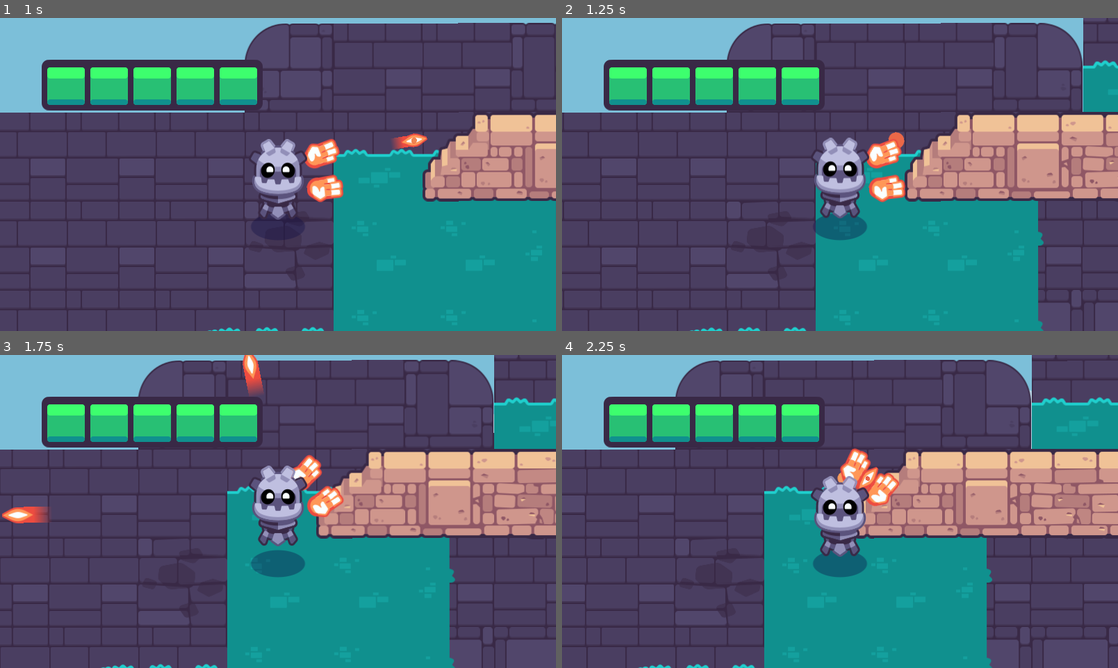
Above: before the commit, frames 1-4 (two rows, left to right).
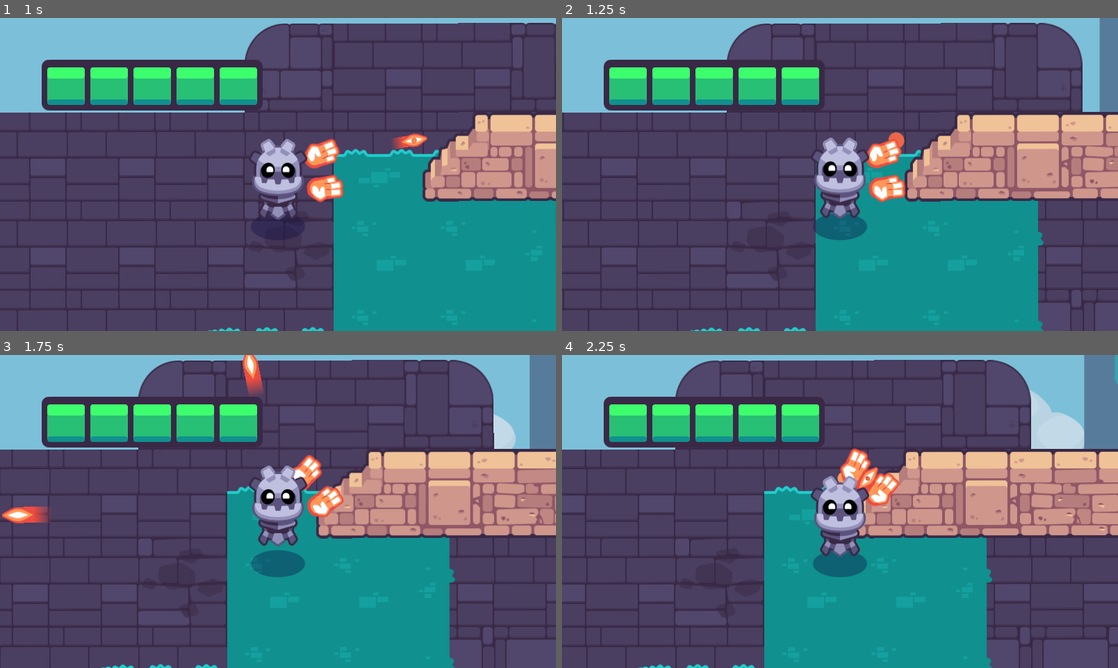
Above: after the commit, the same moments.

Repository: t1ff4nyc/2d-GameDev-Course
Game: Godot game, scene res://start.tscn
The game is run twice, just before and just after one commit, with the same random seed, the same clock (stepped at 60 frames per second) and the same inputs. This scene is started directly instead of the project's main scene. Sound files missing from this copy of the repository are replaced by a short silence.
Inputs (mouse positions are in pixels of both pictures, inside the frame that each line leads up to):
- Up to frame 1 (1 s): tap Enter at 0.5 s; move the mouse to (400, 158) at 0.52 s; hold D (move_right) from 0.53 s (still down); hold Mouse wheel down (cycle_weapon_down) from 0.53 s (still down); click (400, 158) at 0.67 s
- Up to frame 2 (1.25 s): keep holding D (move_right); keep holding Mouse wheel down (cycle_weapon_down)
- Up to frame 3 (1.75 s): release D (move_right) at 1.25 s; release Mouse wheel down (cycle_weapon_down) at 1.25 s; drag from (166, 527) to (328, 477) at 1.27 s
- Up to frame 4 (2.25 s): move the mouse to (895, 442) at 2.02 s; press the mouse at (895, 442) at 2.03 s; hold D (move_right) from 2.03 s (still down)

Frame 1 is identical in both runs. In frame 2, 1.9% of the frame differs, in the area x 93-100%, y 0-30%; in frame 3, 3.4%; in frame 4, 4.7%, in the area x 84-100%, y 0-59%.

Commit message:
add a player and rooms

Diff:
--- a/02.getting-to-know-godot/start.tscn
+++ b/02.getting-to-know-godot/start.tscn
@@ -34,7 +34,7 @@
 position = Vector2(-1792, 1280)
 
 [node name="RoomB" parent="." instance=ExtResource("6_kxvpa")]
-position = Vector2(896, 1024)
+position = Vector2(-512, -1280)
 
 [node name="RoomC" parent="." instance=ExtResource("7_6kk7u")]
 position = Vector2(896, -1536)
Not shown, changed: 02.getting-to-know-godot/godot_tours.log
Not shown, added: 02.getting-to-know-godot/godot_tours.log-R3AOaM
Not shown, removed: 02.getting-to-know-godot/godot_tours.log-bj8nHw
